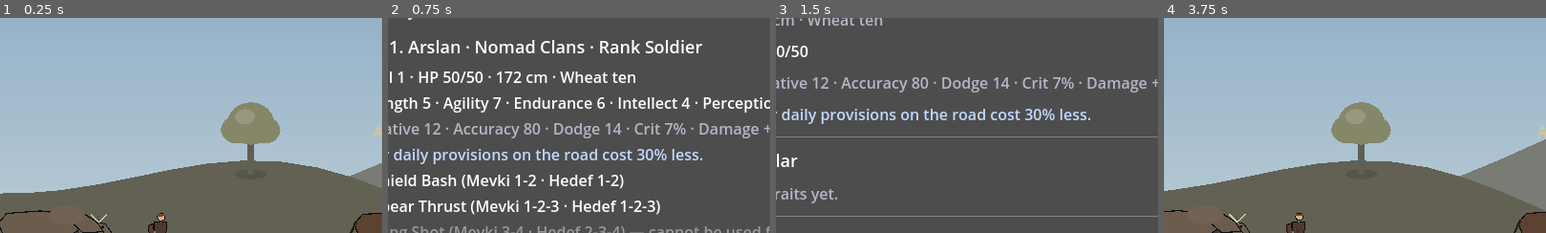
Above: before the commit, frames 1-4 (left to right).
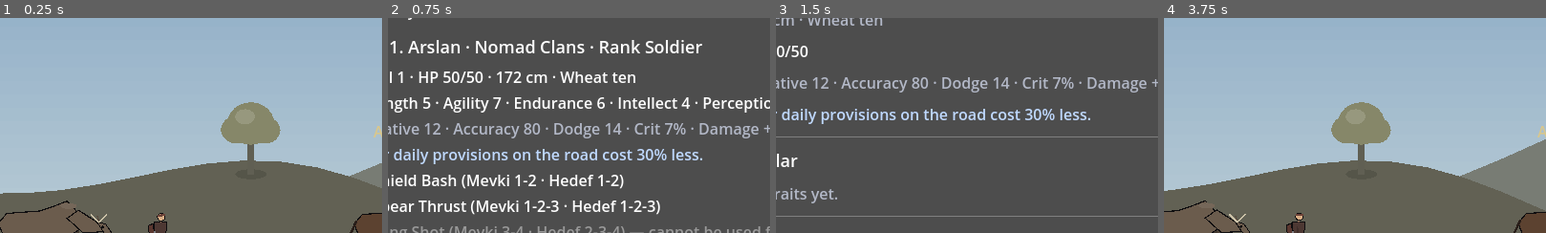
Above: after the commit, the same moments.

Repository: ulubatuhan/wayborne
Game: Godot game, scene res://scenes/world/world_hub.tscn
The game is run twice, just before and just after one commit, with the same random seed, the same clock (stepped at 60 frames per second) and the same inputs. This scene is started directly instead of the project's main scene.
Inputs (mouse positions are % of the whole screen's width and height, from its top left):
- Up to frame 1 (0.25 s): no input
- Up to frame 2 (0.75 s): click "Party" at 0.5 s
- Up to frame 3 (1.5 s): click "Character" at 1.25 s
- Up to frame 4 (3.75 s): click "Spend points automatically on…" at 2 s; click "Back to the Road" at 2.75 s; tap Enter (ui_accept) at 3.5 s; move the mouse to (72, 45) at 3.52 s; hold Right (ui_right) from 3.53 s (still down); tap 1 at 3.6 s; click (72, 45) at 3.67 s
The pictures show only the part of the screen within x 7-57%, y 25-75%; the shares and areas given below are measured in that part.

The runs differ from the first frame. In frame 1, 0.1% of the frame differs, in the area x 10-23%, y 84-96%; in frame 2, nothing differs; in frame 3, nothing differs; in frame 4, 0.1%.

Commit message:
Öküzün hörgücü silüete girsin
Öküzün ensesindeki elips omuz hörgücüydü - öküzü attan ayıran ipucu -
ama gövdenin üstüne konmuş açık renkli, kontursuz bir elipsti. Hayvanın
`ArtDraw.inked` ile çizilmemiş tek parçası oydu, yani gövde/boyun/başla
aynı çizim dilinde bile değildi; ekranda hörgüç değil, ensesine
yapıştırılmış soluk bir disk gibi duruyordu.

Hörgüç artık gövde konturunun iki köşesi: sırt çizgisinin kendisi omuzda
kamburlaşıyor. Tepeden boyna iniş ayrı bir köşeyle yumuşatıldı - doğrudan
eski omuz noktasına düşmek hörgücün önünde çentik bırakıyordu.

Geriye kalan küçük açık elips gövdenin *içinde* duruyor ve yalnızca
hacim ipucu; kontursuz olmasının doğru olduğu tek yer orası.

Atın silüeti hiç değişmedi (koşul yalnızca öküze giriyor).

Diff:
--- a/scripts/ui/walk_figure.gd
+++ b/scripts/ui/walk_figure.gd
@@ -368,16 +368,30 @@
 	# Gövde derin: ilk ölçüde sırt ile karın arası boyun uzunluğundan
 	# kısaydı ve hayvan deveye benziyordu. Bir at derin göğüslüdür.
 	var bob := sin(_phase * 2.0) * h * 0.012 if _moving else 0.0
-	ArtDraw.inked(self, PackedVector2Array([
+	var outline := PackedVector2Array([
 		Vector2(rear_x - h * 0.12 * _facing, back_y + h * 0.10 + bob),
 		Vector2(rear_x - h * 0.02 * _facing, back_y - h * 0.02 + bob),
 		Vector2(cx, back_y - h * 0.05 + bob),
-		Vector2(front_x, back_y - h * 0.01 + bob),
-		Vector2(front_x + h * 0.11 * _facing, back_y + h * 0.16 + bob),
-		Vector2(front_x * 0.6 + cx * 0.4, back_y + h * 0.34 + bob),
-		Vector2(cx, back_y + h * 0.36 + bob),
-		Vector2(rear_x - h * 0.04 * _facing, back_y + h * 0.30 + bob),
-	]), body, maxf(1.2, h * 0.012))
+	])
+	if not is_horse:
+		# Omuz hörgücü **sırt çizgisinin kendisi**, gövdenin üstüne konmuş
+		# bir leke değil. Önce açık renkli, konturu olmayan bir elipsti -
+		# hayvanın mürekkeple çizilmemiş tek parçası - ve ekranda hörgüç
+		# değil, öküzün ensesine yapıştırılmış soluk bir disk gibi
+		# duruyordu. Bir hörgücü hörgüç yapan şey siluetteki kambur.
+		outline.append(Vector2(cx + body_len * 0.13 * _facing, back_y - h * 0.10 + bob))
+		outline.append(Vector2(front_x - h * 0.06 * _facing, back_y - h * 0.17 + bob))
+		# Hörgüçten boyna **yumuşak** iniş. Doğrudan atın omuz noktasına
+		# düşmek 0.17h'lik bir uçurum bırakıyordu ve hörgücün önünde
+		# çentik gibi duruyordu.
+		outline.append(Vector2(front_x + h * 0.04 * _facing, back_y - h * 0.07 + bob))
+	else:
+		outline.append(Vector2(front_x, back_y - h * 0.01 + bob))
+	outline.append(Vector2(front_x + h * 0.11 * _facing, back_y + h * 0.16 + bob))
+	outline.append(Vector2(front_x * 0.6 + cx * 0.4, back_y + h * 0.34 + bob))
+	outline.append(Vector2(cx, back_y + h * 0.36 + bob))
+	outline.append(Vector2(rear_x - h * 0.04 * _facing, back_y + h * 0.30 + bob))
+	ArtDraw.inked(self, outline, body, maxf(1.2, h * 0.012))
 
 	# Boyun kısa ve kalın, baş büyük: ikisi de ilk denemede ince ve
 	# küçüktü, o yüzden silüet at değil lama okuyordu.
@@ -423,10 +437,12 @@
 	)
 
 	if not is_horse:
-		# Omuz hörgücü: öküzü attan ayıran ikinci ipucu.
+		# Hörgücün üstüne düşen ışık - yalnızca hacim ipucu, şeklin
+		# kendisi yukarıda siluetten geliyor. Gövdenin *içinde* kalıyor,
+		# o yüzden kontursuz olması burada doğru.
 		ArtDraw.ellipse(
-			self, Vector2(front_x - h * 0.06 * _facing, back_y + bob),
-			Vector2(h * 0.22, h * 0.12), body.lightened(0.04)
+			self, Vector2(front_x - h * 0.04 * _facing, back_y - h * 0.11 + bob),
+			Vector2(h * 0.10, h * 0.035), body.lightened(0.07)
 		)
 
 	if is_horse:
Not shown, changed: CLAUDE.md
